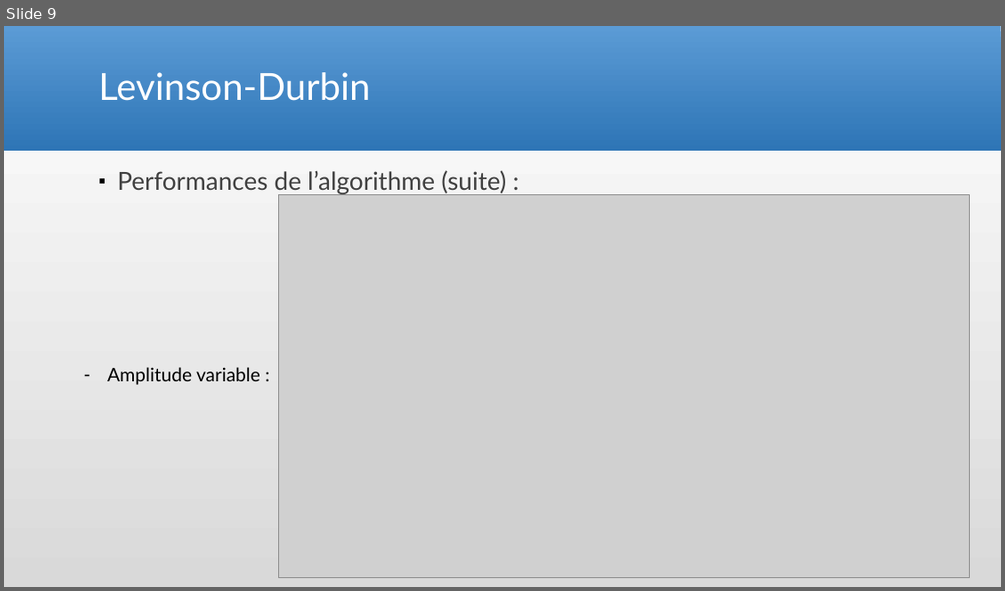
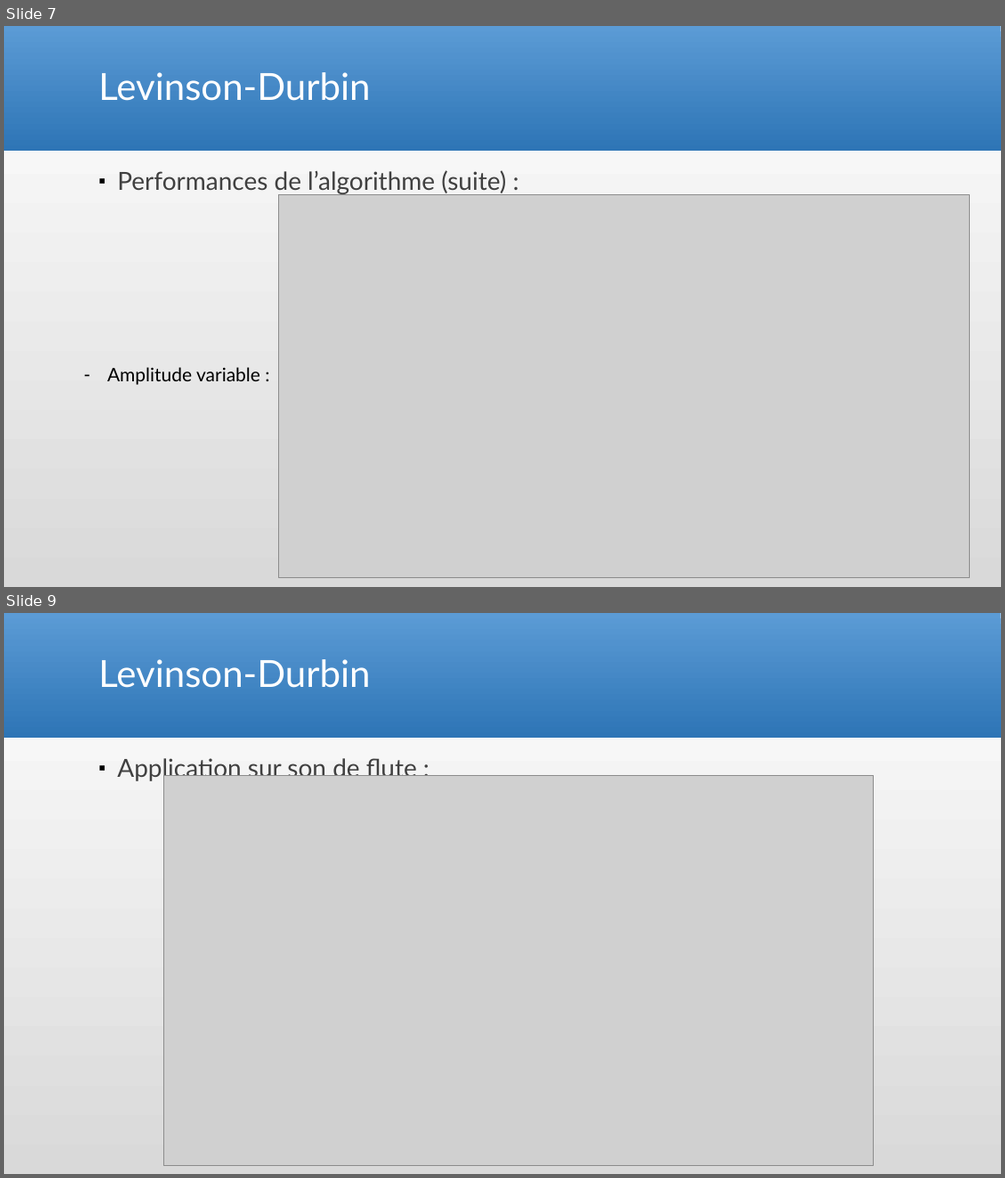
Before and after one commit to Arcyno/analyse_spectrale, a slide deck: Analyse spectrale_antoine.pptx. Shown one above the other, each under a label of ours: slide 9 before the commit, slides 7 and 9 after it; the slides between them are not shown. The pictures are 1005x591 and 1005x1178 pixels, drawn with LibreOffice and Linux fonts; fonts in the diff are those of the drawing; grey boxes stand for pictures. Boxes give left, top, right and bottom in pixels: in the first picture for what was removed or moved away, otherwise in the second. Text is boxed around its words. In the diff, an @@ line names an element or a change of style, - is before the commit and + after.

```diff
--- a/Analyse spectrale_antoine.pptx
+++ b/Analyse spectrale_antoine.pptx
@@ slide 9 added at (4, 613, 1001, 1174), background gradient #D9D9D9 to #FFFFFF; not listed: 1 template element that a slide beside it also shows @@
@@ title added at (98, 659, 370, 688), 36 pt, text #FFFFFF @@
+Levinson-Durbin
@@ text added at (117, 758, 417, 782), 24 pt, text #404040 @@
+▪ Application sur son de flute :
@@ picture added at (164, 776, 874, 1166) @@
@@ what was slide 9 is now slide 7 @@
```
Also in this commit, not shown: 2 slides changed, 9 other slides added, 8 slides removed.
